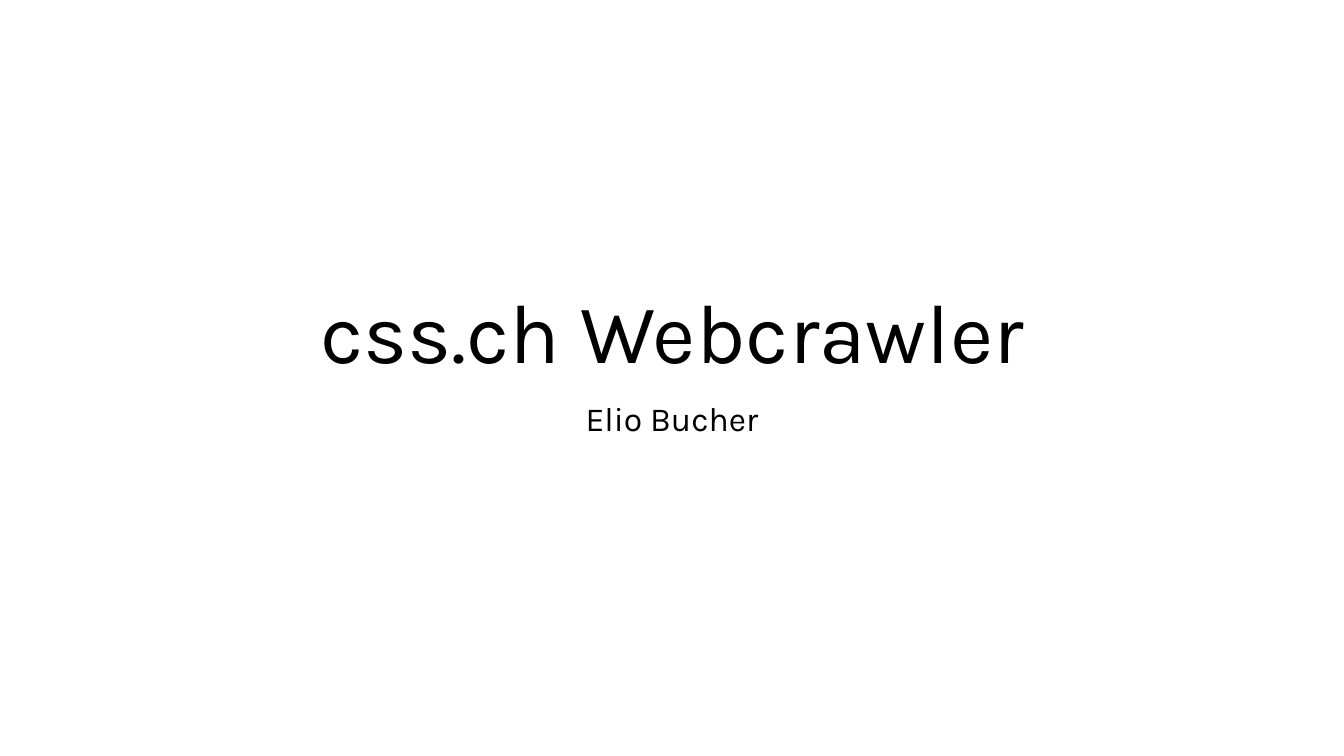
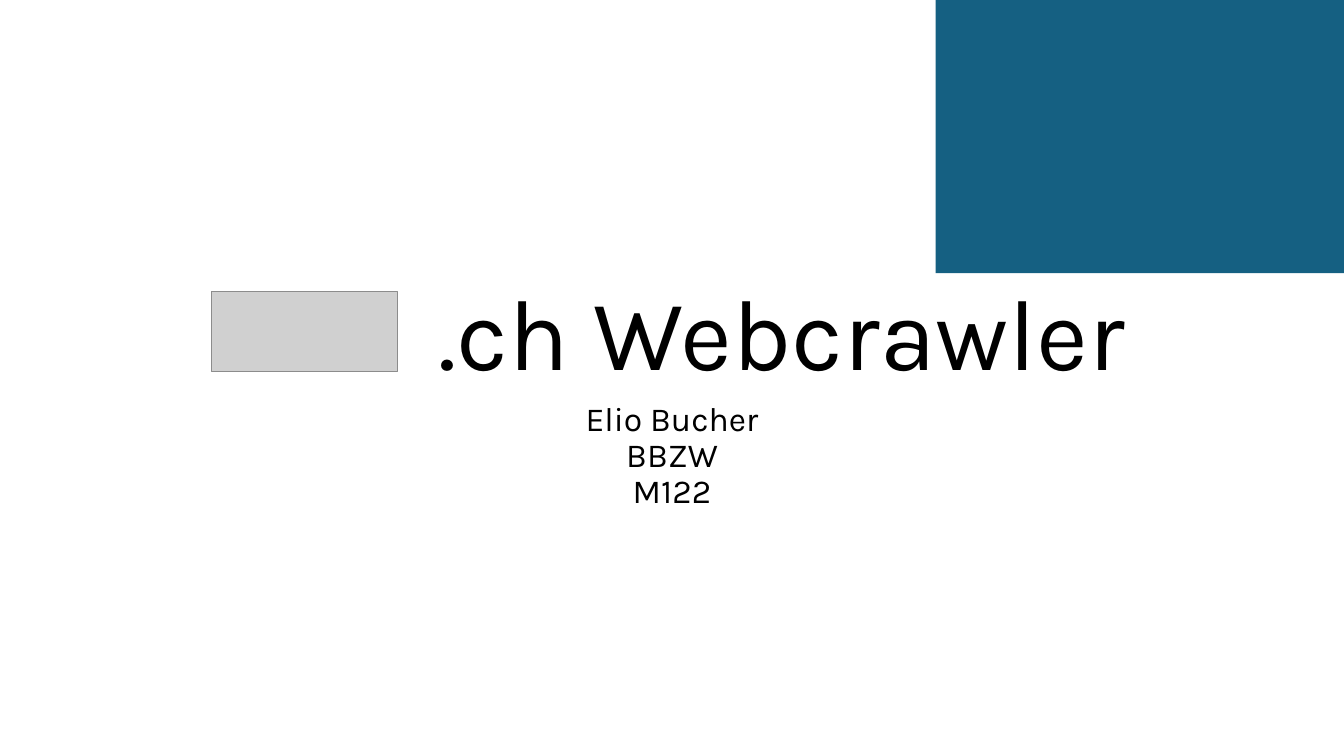
Before and after one commit to ElioBucher/M122-CSS-Web-Crawler, a slide deck: slide 1 of planning/css.ch Webcrawler.pptx. Drawn at 1344x756 pixels with LibreOffice and Linux fonts; fonts in the diff are those of the drawing; grey boxes stand for pictures. Boxes give left, top, right and bottom in pixels: in the first picture for what was removed or moved away, otherwise in the second. Text is boxed around its words. In the diff, an @@ line names an element or a change of style, - is before the commit and + after.

```diff
--- a/planning/css.ch Webcrawler.pptx
+++ b/planning/css.ch Webcrawler.pptx
@@ rectangle added at (x1=936, y1=0, x2=1344, y2=273), fill #156082 @@
@@ picture added at (x1=211, y1=292, x2=397, y2=372) @@
@@ title at (x1=439, y1=301, x2=1125, y2=372): text changed; size 60 to 72 pt @@
-css.ch Webcrawler
+.ch Webcrawler
@@ subtitle at (x1=586, y1=408, x2=758, y2=503): text changed @@
-Elio Bucher
+Elio Bucher
+BBZW
+M122
```
Also in this commit, not shown: 9 slides added.
